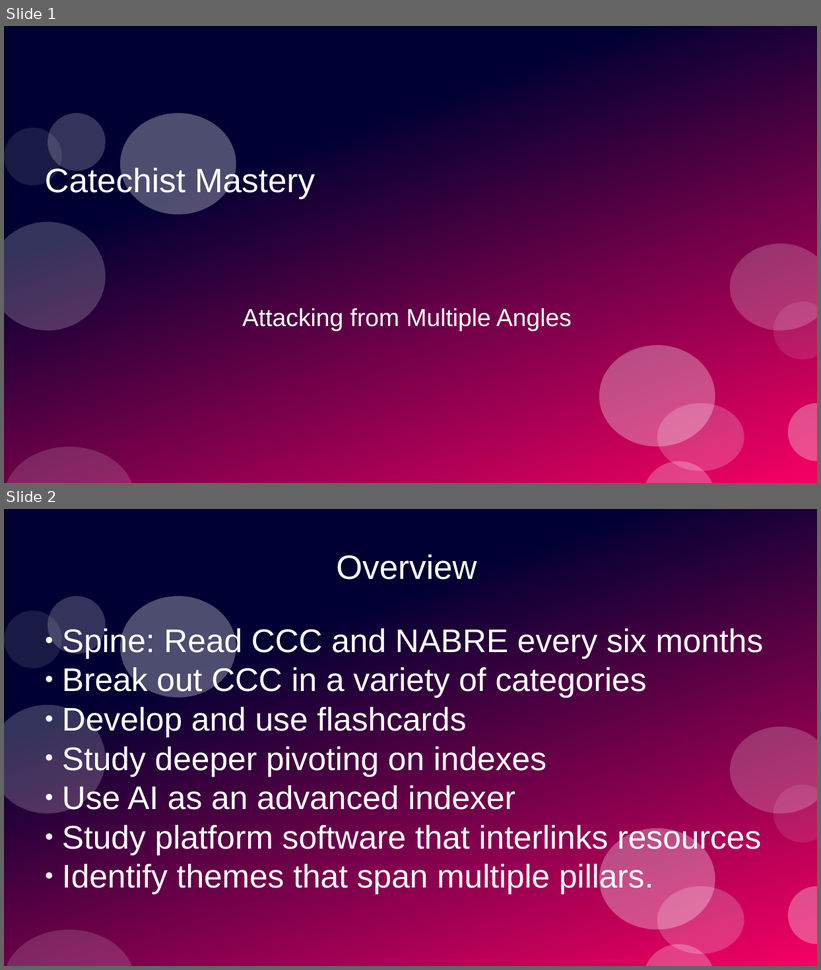
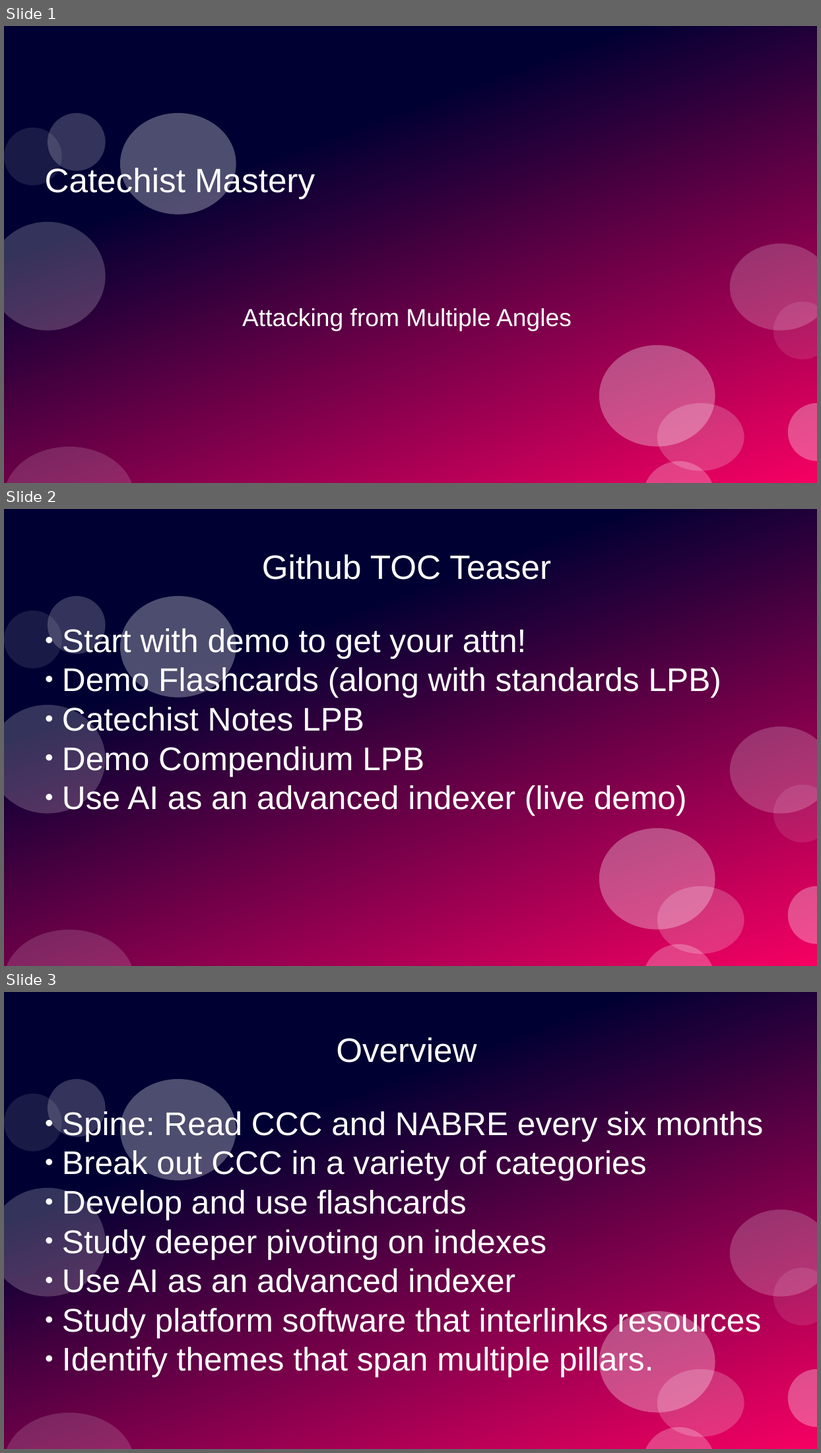
Before and after one commit to stevemac321/Catechist, a slide deck: Mastery.pptx. Shown one above the other, each under a label of ours: slides 1 and 2 before the commit, slides 1, 2 and 3 after it. The pictures are 821x970 and 821x1453 pixels, drawn with LibreOffice and Linux fonts; fonts in the diff are those of the drawing. Boxes give left, top, right and bottom in pixels: in the first picture for what was removed or moved away, otherwise in the second. Text is boxed around its words. In the diff, an @@ line names an element or a change of style, - is before the commit and + after.

```diff
--- a/Mastery.pptx
+++ b/Mastery.pptx
@@ slide 2 added at [4, 509, 817, 966], background #FFFFFF; not listed: 12 template elements that a slide beside it also shows @@
@@ title added at [262, 555, 551, 580], 33 pt, text #FFFFFF @@
+Github TOC Teaser
@@ subtitle added at [62, 626, 721, 816], 32 pt, text #FFFFFF @@
+● Start with demo to get your attn!
+● Demo Flashcards (along with standards LPB)
+● Catechist Notes LPB
+● Demo Compendium LPB
+● Use AI as an advanced indexer (live demo)
@@ what was slide 2 is now slide 3 @@
```
